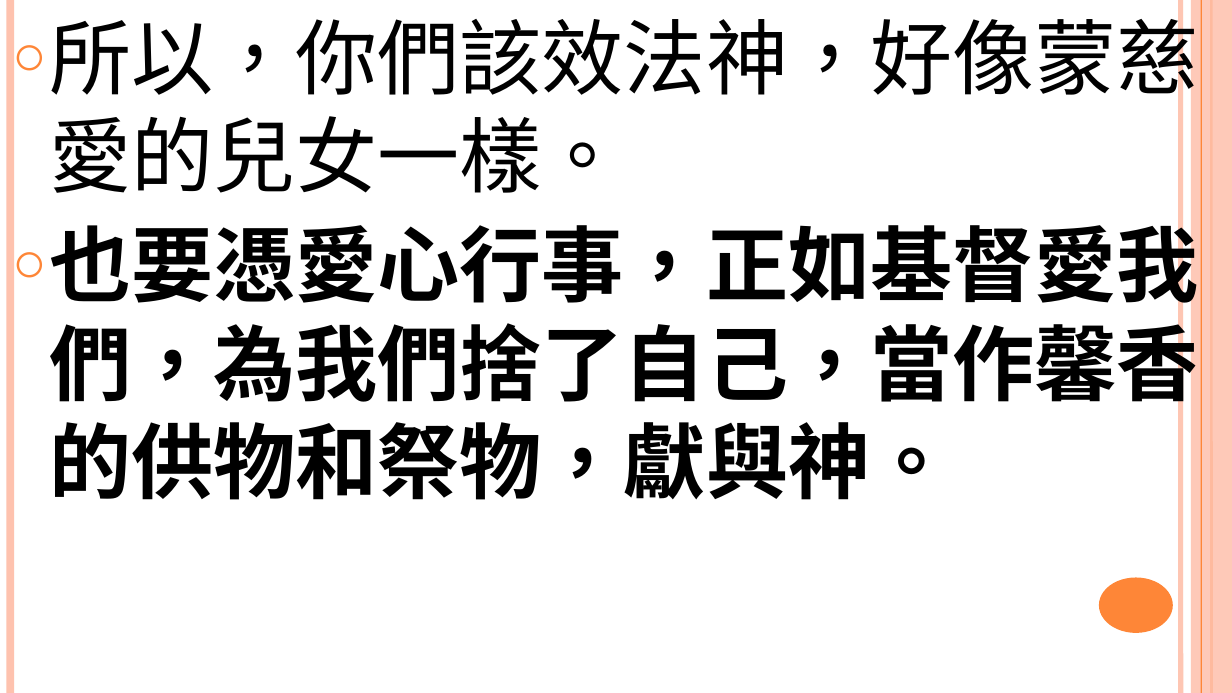
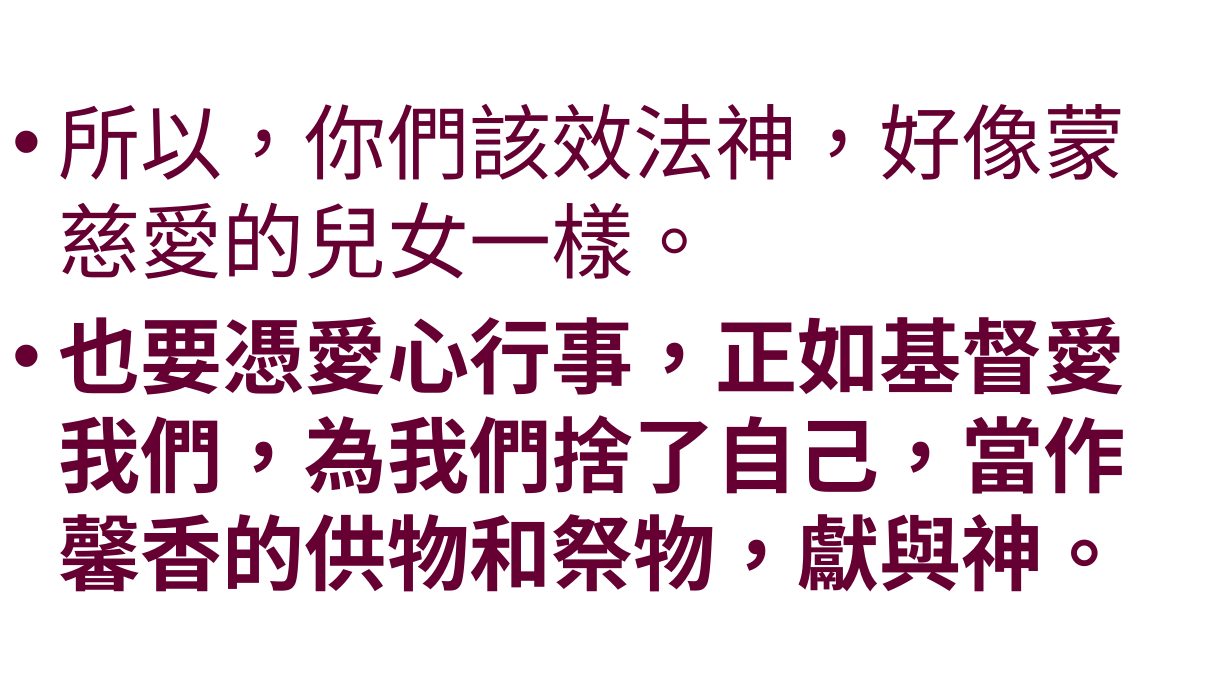
Before and after one commit to batisuoc/worship-resources, a slide deck: slide 5 of 75彼此相愛.pptx. Drawn at 1232x693 pixels with LibreOffice and Linux fonts; fonts in the diff are those of the drawing; background and template pictures are left out. Boxes give left, top, right and bottom in pixels: in the first picture for what was removed or moved away, otherwise in the second. Text is boxed around its words. In the diff, an @@ line names an element or a change of style, - is before the commit and + after.

```diff
--- a/75彼此相愛.pptx
+++ b/75彼此相愛.pptx
@@ text "所以，你們該效法神，好像蒙慈愛的兒女一樣。" at <box>59,104,1127,592</box>: text colour #000000 to #660033; bullet ○ to •; more space between paragraphs; vertical alignment top to middle @@
@@ line removed from (10, 0) to (10, 692) @@
@@ line removed from (1180, 0) to (1180, 692) @@
@@ rectangle removed at <box>1191,0,1232,692</box> @@
@@ line removed from (1201, 0) to (1201, 692) @@
@@ line removed from (1211, 0) to (1211, 692) @@
@@ ellipse removed at <box>1099,578,1173,633</box> @@
```
Also in this commit, not shown: 6 other slides changed, 1 slide added, 1 other file.
